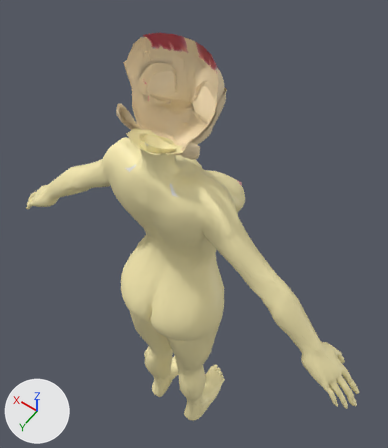
Before and after pictures for a commit that changed the FBX model BondageClub/Assets/3D/BodyUpper/Light Skin.fbx.
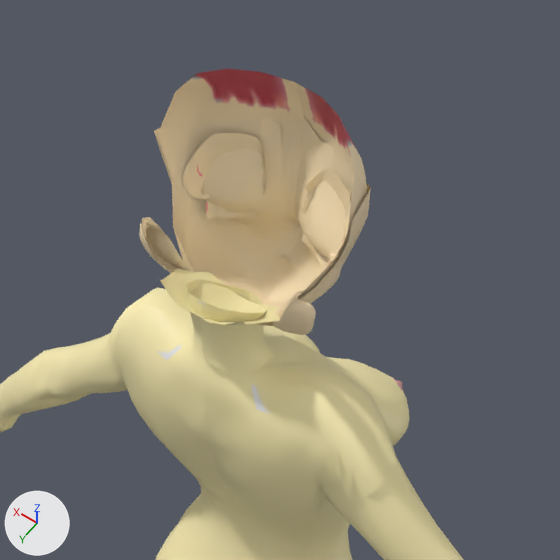
There are two pictures of each version: one whole from a 50 mm camera at (-0.488, 0.592, 2.092) aimed at (0.055, -0.169, 0.896), one close up on the part from 13% to 82% of the width and 0% to 60% of the height. Arrows for +X, +Y and +Z are at lower left; the lights stay in place. Where no turn or scale is listed for an object, it has been applied to the vertices. Vertices at the same position are counted once.

Before the edit, the objects in view are built like this:
```python
me_pale_body_006 = bpy.data.meshes.new('Pale Body.006')
me_pale_body_006.from_pydata(...)  # 6824 vertices, 12975 faces; spans x -0.54..0.54, y -0.18..0.12, z 0.01..1.55
# faces by material slot: [1404, 8815, 2756]
me_pale_body_006.materials.append(mat_材質1_006)  # picture img_light_skin_02_bmp
me_pale_body_006.materials.append(mat_材質2_006)  # picture img_light_skin_02_bmp
me_pale_body_006.materials.append(mat_材質3_006)  # picture img_light_skin_bmp
ob_pale_body_mesh = bpy.data.objects.new('Pale Body_mesh', me_pale_body_006)
ob_pale_body_mesh.location = (0.0, 0.0, 0.0)
```
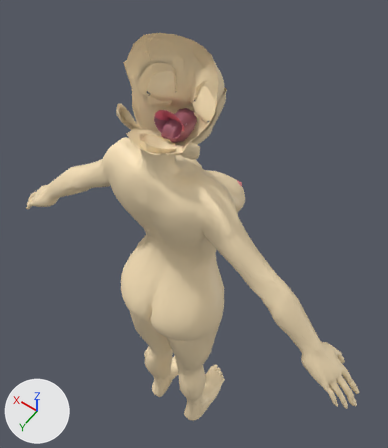
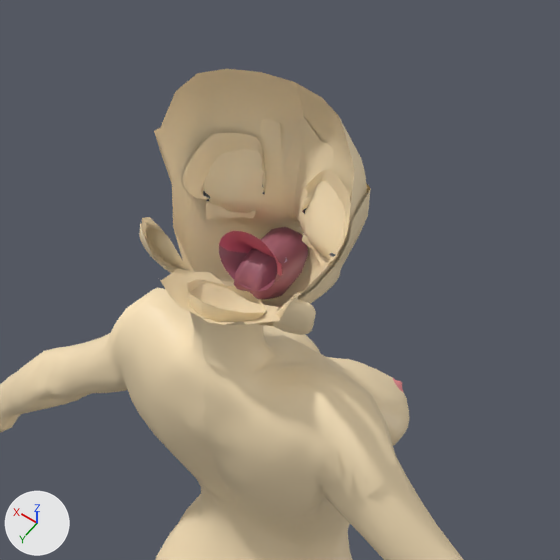
Pixel boxes [x1, y1, x2, y2] of what changed, in the close-ups (560 x 560 px):
part 1 of me_pale_body_006, added (red)
    after: [219, 231, 282, 291]
part 2 of me_pale_body_006, added (brown)
    after: [234, 227, 308, 300]
part 3 of me_pale_body_006, recoloured
    both: [157, 269, 280, 362]
part 4 of me_pale_body_006, recoloured
    both: [249, 377, 405, 415]
part 5 of me_pale_body_006, recoloured
    both: [169, 69, 357, 323]

Patch to the scene script:
```diff
--- a/BondageClub/Assets/3D/BodyUpper/Light Skin.fbx.py
+++ b/BondageClub/Assets/3D/BodyUpper/Light Skin.fbx.py
@@ img_light_skin_face_bmp @@
+img_light_skin_face_bmp = load_image('Light Skin Face.bmp', '_unpacked/Light_Skin_Face.bmp', 256, 256, 'sRGB')
@@ img_t004_bmp @@
+img_t004_bmp = load_image('t004.bmp', '_unpacked/t004.bmp', 256, 256, 'sRGB')
@@ mat_mesh3 @@
+mat_mesh3 = principled_material('Mesh3')
+mat_mesh3.texture = img_light_skin_face_bmp
@@ mat_mesh4 @@
+mat_mesh4 = principled_material('Mesh4')
+mat_mesh4.texture = img_t004_bmp  # with its transparency
@@ mat_mesh2 @@
+mat_mesh2 = principled_material('Mesh2')
+mat_mesh2.texture = img_light_skin_bmp
@@ me_pale_body_006 @@
 # used by ob_pale_body_mesh; location = (0.0, 0.0, 0.0)
-me_pale_body_006.from_pydata(...)  # 6824 vertices, 12975 faces; spans x -0.54..0.54, y -0.18..0.12, z 0.01..1.55
+me_pale_body_006.from_pydata(...)  # 7305 vertices, 13857 faces; spans x -0.54..0.54, y -0.18..0.12, z 0.01..1.55
+# me_pale_body_006 part 1: a new loose piece of 137 vertices spanning x -0.03..0.03, y -0.06..0.0, z 1.37..1.43, in mat_mesh4 (picture img_t004_bmp)
+# me_pale_body_006 part 2: a new loose piece of 128 vertices spanning x -0.02..0.02, y -0.08..0.0, z 1.35..1.4, in mat_mesh4 (picture img_t004_bmp)
+# me_pale_body_006 part 3: 1404 faces spanning x -0.11..0.17, y -0.18..0.12, z 0.72..1.41 switch from mat_材質1_006 (picture img_light_skin_02_bmp) to mat_材質3_006 (picture img_light_skin_bmp)
+# me_pale_body_006 part 4: 8815 faces spanning x -0.54..0.54, y -0.18..0.12, z 0.01..1.36 switch from mat_材質2_006 (picture img_light_skin_02_bmp) to mat_mesh2 (picture img_light_skin_bmp)
+# me_pale_body_006 part 5: 2756 faces spanning x -0.1..0.1, y -0.1..0.04, z 1.34..1.55 switch from mat_材質3_006 (picture img_light_skin_bmp) to mat_mesh3 (picture img_light_skin_face_bmp)
+me_pale_body_006.materials.append(mat_mesh4)  # picture img_t004_bmp
```
